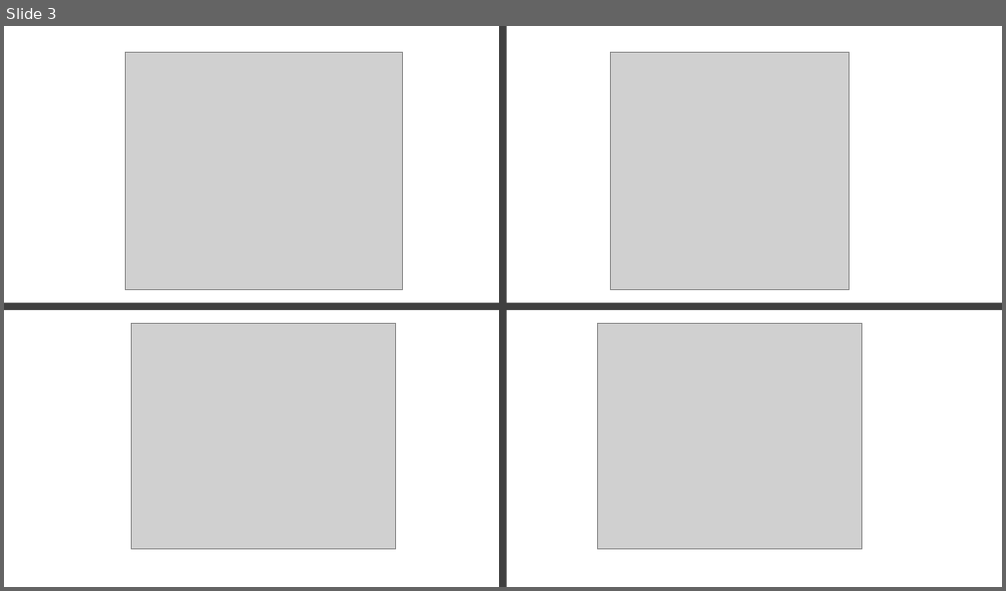
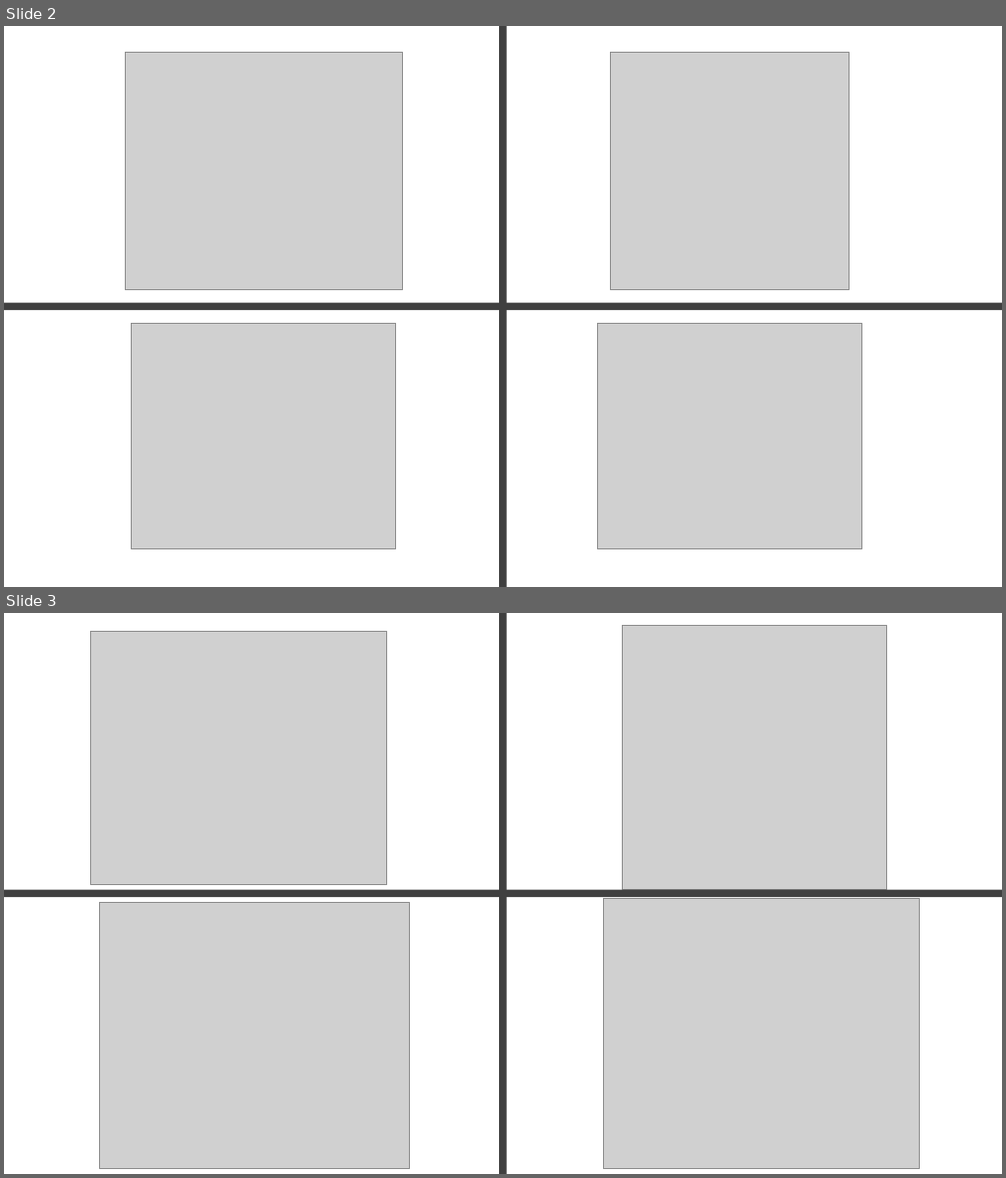
Before and after one commit to LielUziahu/Stylophora-pistillata-FPs, a slide deck: Output/Spats_plots.pptx. Shown one above the other, each under a label of ours: slide 3 before the commit, slides 2 and 3 after it. The pictures are 1006x591 and 1006x1178 pixels, drawn with LibreOffice and Linux fonts; fonts in the diff are those of the drawing; grey boxes stand for pictures. Boxes give left, top, right and bottom in pixels: in the first picture for what was removed or moved away, otherwise in the second. Text is boxed around its words. In the diff, an @@ line names an element or a change of style, - is before the commit and + after.

```diff
--- a/Output/Spats_plots.pptx
+++ b/Output/Spats_plots.pptx
@@ slide 3 added at bbox=[4, 613, 1002, 1174], background #FFFFFF @@
@@ picture added at bbox=[91, 632, 386, 885] @@
@@ rectangle added at bbox=[500, 613, 507, 1174], fill #404040 @@
@@ picture added at bbox=[623, 625, 887, 889] @@
@@ rectangle added at bbox=[4, 890, 506, 897], fill #404040 @@
@@ picture added at bbox=[100, 903, 410, 1168] @@
@@ rectangle added at bbox=[500, 890, 1002, 897], fill #404040 @@
@@ picture added at bbox=[604, 898, 919, 1168] @@
@@ what was slide 3 is now slide 2 @@
```
Also in this commit, not shown: 1 slide changed, 6 other slides added, 7 slides removed.
